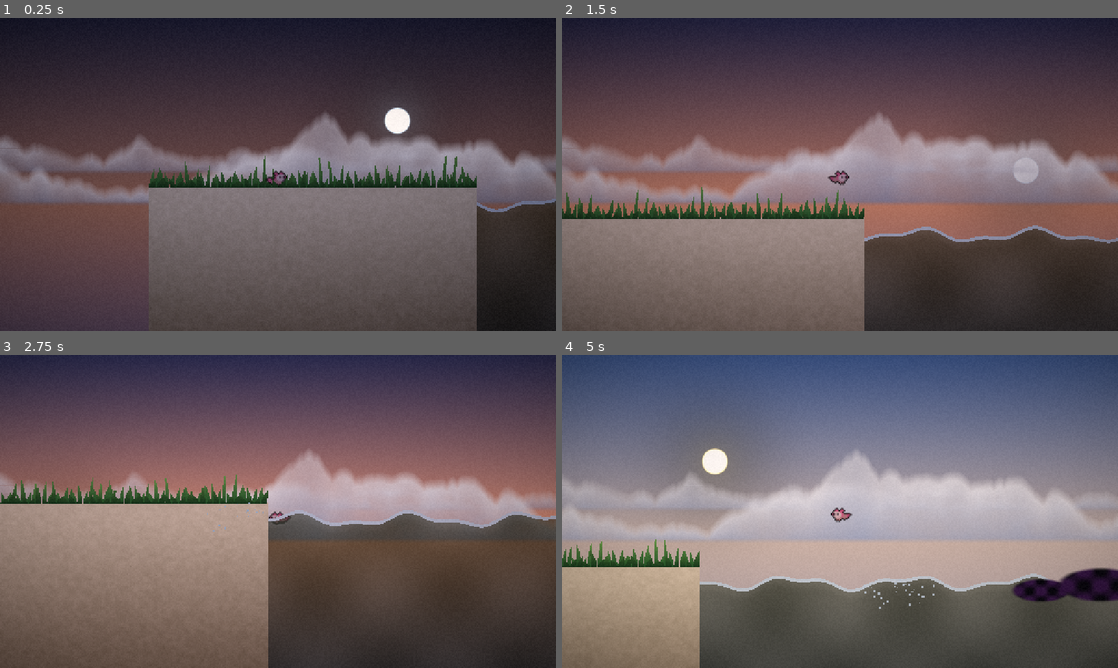
Above: before the commit, frames 1-4 (two rows, left to right).
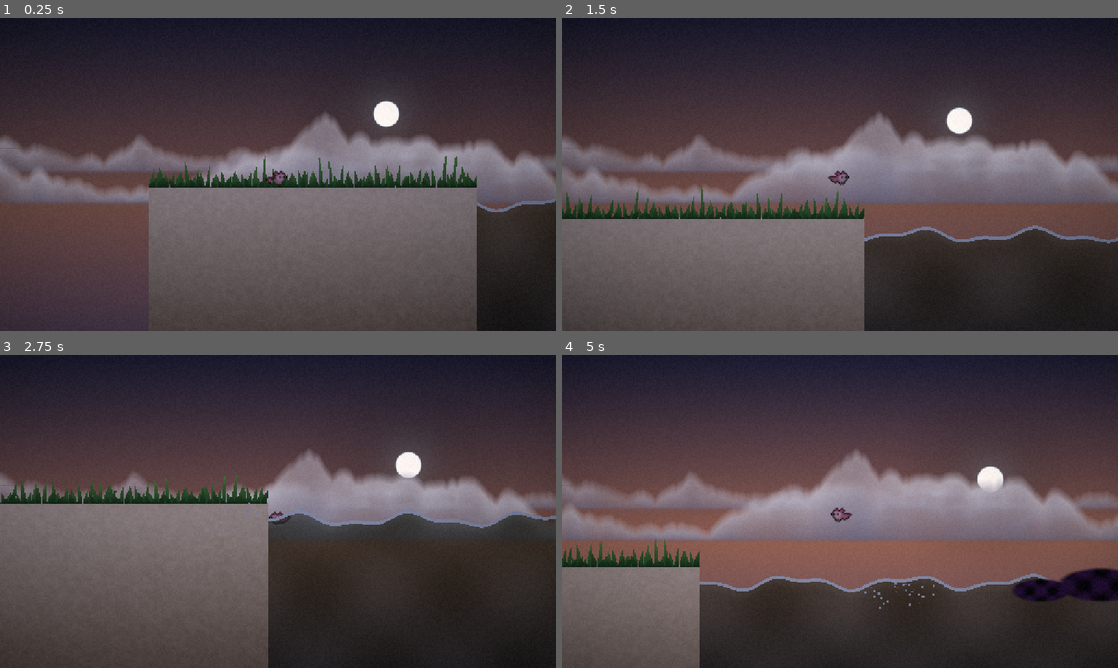
Above: after the commit, the same moments.

Repository: Hyphysaurus/lil-axol
Game: Godot game, scene res://main.tscn
The game is run twice, just before and just after one commit, with the same random seed, the same clock (stepped at 60 frames per second) and the same inputs.
Inputs:
- Up to frame 1 (0.25 s): no input
- Up to frame 2 (1.5 s): hold Shift (run) 0.53-1.28 s; hold D (move_right) from 0.53 s (still down); tap Space (jump) at 0.77 s; tap Shift (run) at 1.35 s
- Up to frame 3 (2.75 s): tap Space (jump) at 1.52 s; release D (move_right) at 2.03 s; hold A (move_left) from 2.03 s (still down); hold C (spray) from 2.03 s (still down); tap Shift (run) at 2.3 s
- Up to frame 4 (5 s): release A (move_left) at 2.78 s; release C (spray) at 2.78 s; hold D (move_right) 2.78-4.28 s; tap Shift (run) at 2.85, 4.55 s; tap Space (jump) at 3.02, 3.77, 4.52 s; hold Shift (run) 3.53-4.28 s; hold A (move_left) from 4.28 s (still down); tap C (spray) at 4.35 s

The runs differ from the first frame. In frame 1, 0.4% of the frame differs, in the area x 67-74%, y 26-38%; in frame 2, 42%; in frame 3, 88%; in frame 4, 98%, in the area x 0-100%, y 0-100%.

Commit message:
feat: 'Cove Restored' win-state banner + config hygiene
- restoration_banner.gd: soft banner fades in when cleanliness reaches 1.0, holds,
  fades out. Self-wires to the oil_manager group; purely additive (mouse-ignore,
  never touches gameplay). First-pass close of the game loop.
- Removed leftover Jolt 3D physics config from this 2D-only project.
- Restored day_length 20s (debug) -> 120s.

Co-Authored-By: Claude Opus 4.8 (1M context) <noreply@anthropic.com>

Diff:
--- a/game/cove/cove.tscn
+++ b/game/cove/cove.tscn
@@ -14,6 +14,7 @@
 [ext_resource type="Script" uid="uid://cbcl3mfdm8ehn" path="res://game/cove/cove_life.gd" id="12_life"]
 [ext_resource type="Script" uid="uid://b6wjxws8mp3l4" path="res://game/cove/cove.gd" id="13_cove"]
 [ext_resource type="Resource" uid="uid://b0covea0cfg01" path="res://game/cove/cove_a.tres" id="14_cfg"]
+[ext_resource type="Script" path="res://game/cove/restoration_banner.gd" id="15_banner"]
 
 [sub_resource type="RectangleShape2D" id="RectangleShape2D_sn0t7"]
 size = Vector2(255, 280)
@@ -191,7 +192,7 @@
 
 [node name="TimeOfDay" type="Node" parent="." unique_id=847138532]
 script = ExtResource("5_fnfnh")
-day_length = 20.0
+day_length = 120.0
 start_time = 0.1
 
 [node name="CloudLayer" type="CanvasLayer" parent="." unique_id=2047723366]
@@ -217,3 +218,6 @@
 grow_horizontal = 2
 grow_vertical = 2
 mouse_filter = 2
+
+[node name="RestorationBanner" type="CanvasLayer" parent="." unique_id=771000010]
+script = ExtResource("15_banner")
--- /dev/null
+++ b/game/cove/restoration_banner.gd
@@ -0,0 +1,78 @@
+extends CanvasLayer
+## Win-state payoff (first pass). When the cove is fully cleaned (OilSpill's cleanliness
+## reaches 1.0) a soft "Cove Restored" banner fades in, holds, then fades away. Purely
+## additive: self-wires to the oil_manager group and never touches gameplay, so it can't
+## affect swim or cleanup. Built in code to match the rest of the cove's code-first style.
+
+const HOLD_SECONDS := 2.5
+const FADE_SPEED := 1.2
+
+var _root: Control
+var _fade := 0.0
+var _target := 0.0
+var _hold := 0.0
+var _fired := false
+
+func _ready() -> void:
+	layer = 95                     # above the world, below PostFX (100) so grain/vignette still apply
+	_build()
+	var mgr = get_tree().get_first_node_in_group("oil_manager")
+	if mgr and mgr.has_signal("cleanliness"):
+		mgr.cleanliness.connect(_on_clean)
+
+func _on_clean(v: float) -> void:
+	if not _fired and v >= 0.999:
+		_fired = true              # one-shot: only celebrate the first full restoration
+		_target = 1.0
+		_hold = HOLD_SECONDS
+
+func _process(delta: float) -> void:
+	if _target <= 0.0 and _fade <= 0.0:
+		return
+	_fade = move_toward(_fade, _target, delta * FADE_SPEED)
+	if _fade >= 1.0 and _hold > 0.0:
+		_hold -= delta
+		if _hold <= 0.0:
+			_target = 0.0          # hold elapsed -> begin fade-out
+	_root.modulate.a = _fade
+
+func _build() -> void:
+	_root = Control.new()
+	_root.set_anchors_preset(Control.PRESET_FULL_RECT)
+	_root.mouse_filter = Control.MOUSE_FILTER_IGNORE   # never eat input
+	_root.modulate.a = 0.0
+	add_child(_root)
+
+	var center := CenterContainer.new()
+	center.set_anchors_preset(Control.PRESET_FULL_RECT)
+	center.mouse_filter = Control.MOUSE_FILTER_IGNORE
+	_root.add_child(center)
+
+	var panel := PanelContainer.new()
+	var sb := StyleBoxFlat.new()
+	sb.bg_color = Color(0.06, 0.10, 0.14, 0.72)
+	sb.set_corner_radius_all(14)
+	sb.set_content_margin_all(28)
+	sb.border_color = Color(0.6, 0.85, 0.95, 0.35)
+	sb.set_border_width_all(2)
+	panel.add_theme_stylebox_override("panel", sb)
+	center.add_child(panel)
+
+	var vb := VBoxContainer.new()
+	vb.alignment = BoxContainer.ALIGNMENT_CENTER
+	vb.add_theme_constant_override("separation", 6)
+	panel.add_child(vb)
+
+	var title := Label.new()
+	title.text = "Cove Restored"
+	title.horizontal_alignment = HORIZONTAL_ALIGNMENT_CENTER
+	title.add_theme_font_size_override("font_size", 44)
+	title.add_theme_color_override("font_color", Color(0.93, 0.98, 1.0))
+	vb.add_child(title)
+
+	var sub := Label.new()
+	sub.text = "the water runs clear again"
+	sub.horizontal_alignment = HORIZONTAL_ALIGNMENT_CENTER
+	sub.add_theme_font_size_override("font_size", 18)
+	sub.add_theme_color_override("font_color", Color(0.70, 0.85, 0.90))
+	vb.add_child(sub)
--- a/project.godot
+++ b/project.godot
@@ -69,10 +69,6 @@
 ]
 }
 
-[physics]
-
-3d/physics_engine="Jolt Physics"
-
 [rendering]
 
 rendering_device/driver.windows="d3d12"
